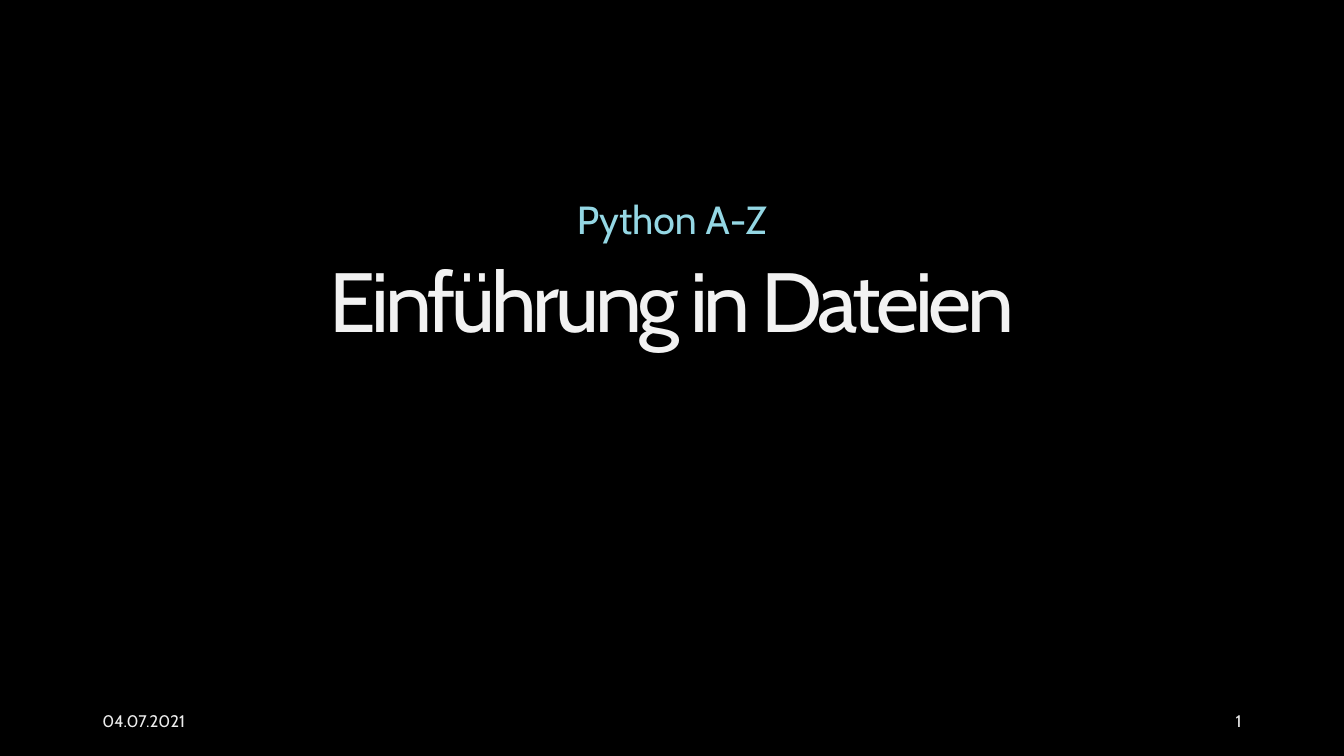
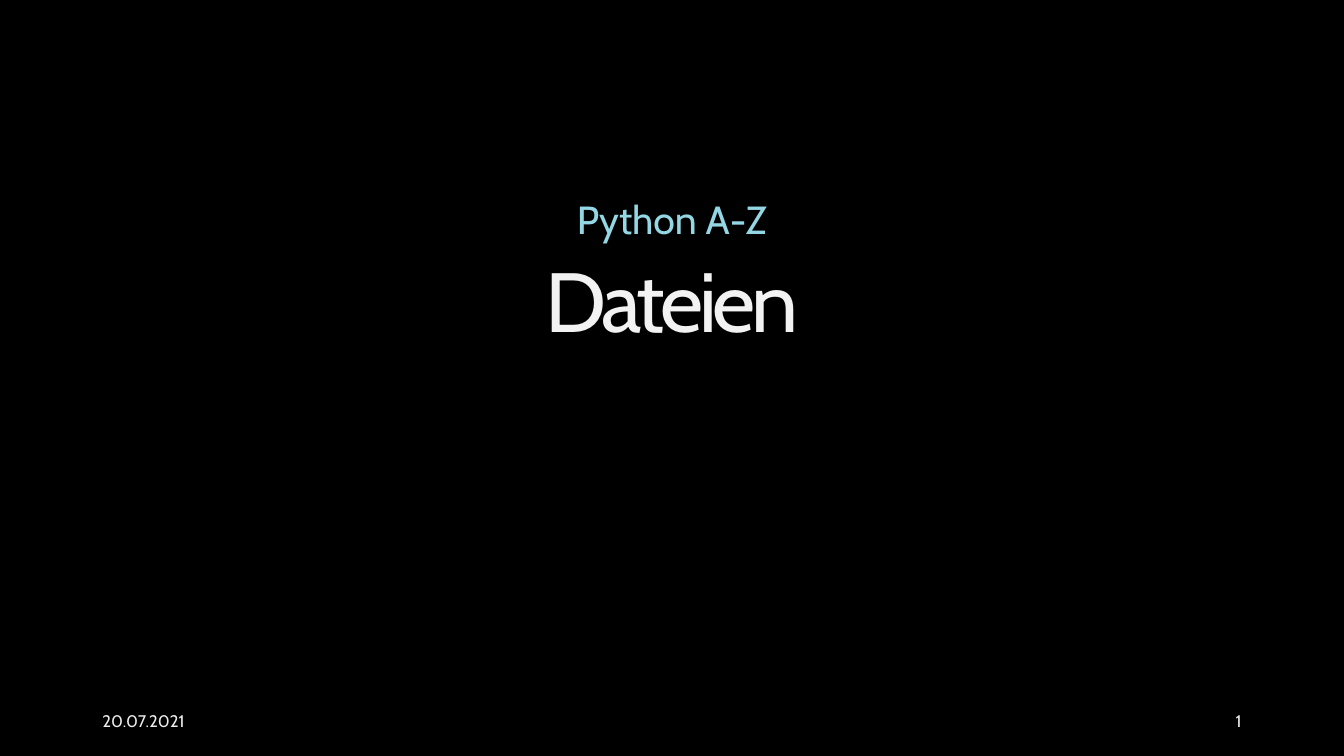
Before and after one commit to EsstBananeImEi/python_kurs, a slide deck: slide 1 of Materialien/Powerpoint/Einführung in Dateien.pptx. Drawn at 1344x756 pixels with LibreOffice and Linux fonts; fonts in the diff are those of the drawing; background and template pictures are left out. Boxes give left, top, right and bottom in pixels: in the first picture for what was removed or moved away, otherwise in the second. Text is boxed around its words. In the diff, an @@ line names an element or a change of style, - is before the commit and + after.

```diff
--- a/Materialien/Powerpoint/Einführung in Dateien.pptx
+++ b/Materialien/Powerpoint/Einführung in Dateien.pptx
@@ title at <box>545,273,798,333</box>: text changed @@
-Einführung in Dateien
+Dateien
@@ text at <box>102,715,184,728</box>: text changed @@
-04.07.2021
+20.07.2021
```
Also in this commit, not shown: 4 other slides changed, 3 other files.
